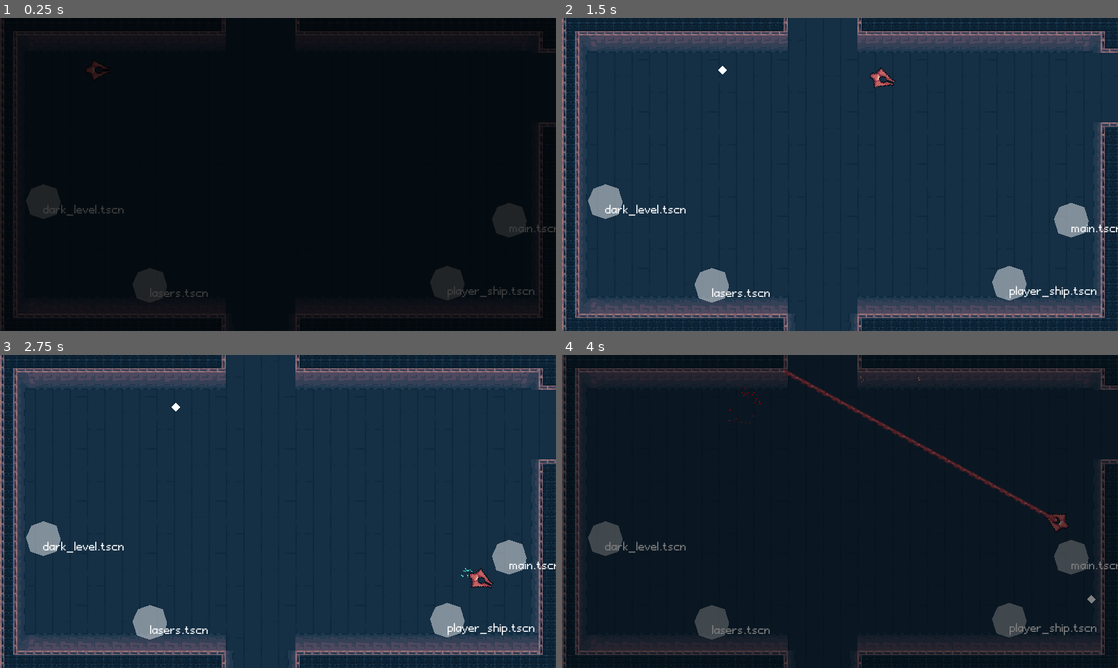
Above: before the commit, frames 1-4 (two rows, left to right).
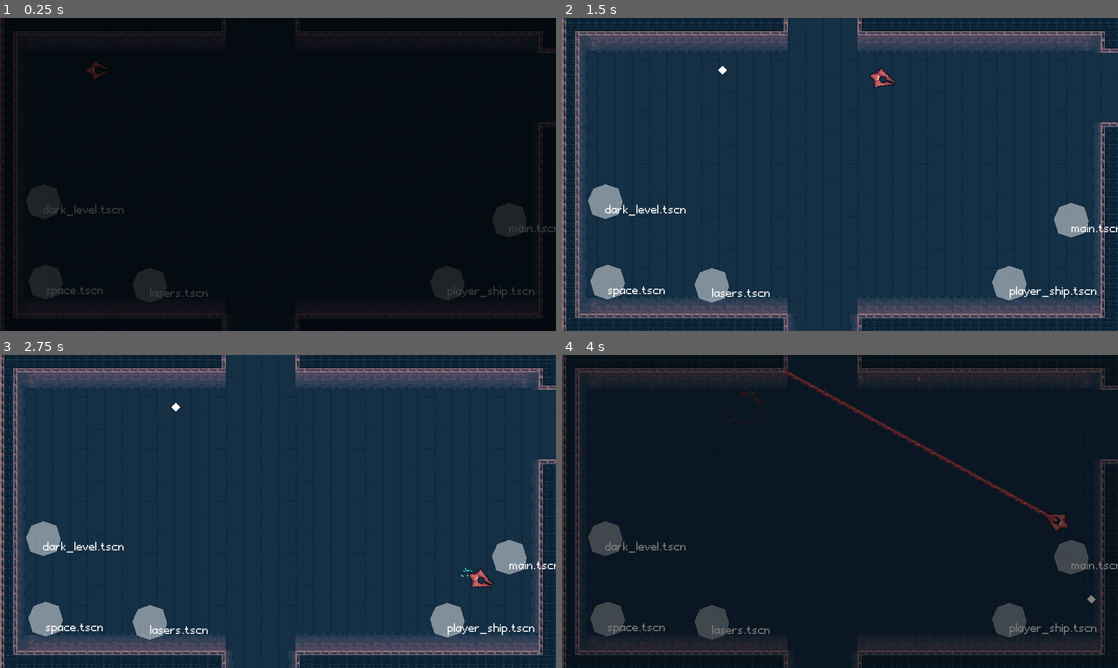
Above: after the commit, the same moments.

Repository: boukew99/godot_wild_jam_34
Game: Godot game, scene res://physics/2d/room/test_room.tscn
The game is run twice, just before and just after one commit, with the same random seed, the same clock (stepped at 60 frames per second) and the same inputs.
Inputs (mouse positions are in pixels of both pictures, inside the frame that each line leads up to):
- Up to frame 1 (0.25 s): no input
- Up to frame 2 (1.5 s): tap Enter (ui_accept) at 0.5, 0.77 s; move the mouse to (962, 158) at 0.52 s; hold Right (move_right) 0.53-1.28 s; hold X (bomb) 0.53-1.28 s; click (962, 158) at 0.67 s; move the mouse to (728, 190) at 1.27 s; hold Down (move_down) from 1.28 s (still down); tap Z (laser) at 1.35 s
- Up to frame 3 (2.75 s): tap Enter (ui_accept) at 1.52 s; move the mouse to (333, 442) at 2.02 s; release Down (move_down) at 2.03 s; hold Right (move_right) from 2.03 s (still down); hold C (nitro) from 2.03 s (still down)
- Up to frame 4 (4 s): move the mouse to (812, 574) at 2.77 s; release Right (move_right) at 2.78 s; release C (nitro) at 2.78 s; hold Up (move_up) 2.78-3.53 s; tap X (bomb) at 2.85 s; click (812, 574) at 2.92 s; tap Enter (ui_accept) at 3.02, 3.77 s; move the mouse to (1006, 558) at 3.52 s; hold Left (move_left) from 3.53 s (still down); hold Z (laser) from 3.53 s (still down)

The runs differ from the first frame. In frame 1, 0.6% of the frame differs, in the area x 5-19%, y 78-90%; in frame 2, 0.6%; in frame 3, 0.6%; in frame 4, 0.6%.

Commit message:
loop_back_scene, no typing credits, space scene

Diff:
--- /dev/null
+++ b/godot_wild_jam_34/audio/music/loops/theme_1.tscn
@@ -0,0 +1,11 @@
+[gd_scene load_steps=7 format=2]
+
+[ext_resource path="res://loop_back_player.tscn" type="PackedScene" id=1]
+[ext_resource path="res://audio/music/loops/track_1_title_loop.ogg" type="AudioStream" id=2]
+[ext_resource path="res://audio/music/loops/track_1_melody_loop.ogg" type="AudioStream" id=3]
+[ext_resource path="res://audio/music/loops/track_1_groove_loop.ogg" type="AudioStream" id=4]
+[ext_resource path="res://audio/music/loops/track_1_rhythmbass_loop.ogg" type="AudioStream" id=5]
+[ext_resource path="res://audio/music/loops/track_1_melody_ending.ogg" type="AudioStream" id=6]
+
+[node name="Theme1" instance=ExtResource( 1 )]
+loop_sequence = [ ExtResource( 2 ), ExtResource( 4 ), ExtResource( 3 ), ExtResource( 5 ), ExtResource( 6 ) ]
--- a/godot_wild_jam_34/loop_back_player.gd
+++ b/godot_wild_jam_34/loop_back_player.gd
@@ -1,11 +1,11 @@
 extends AudioStreamPlayer
 
-export(Array, AudioStreamOGGVorbis) var streams_sequence
-export var section := 0
+export(Array, AudioStreamOGGVorbis) var loop_sequence
+export var current_loop := 0
 
 func _on_LoopBackPlayer_finished():
-	stream = streams_sequence[section]
+	stream = loop_sequence[current_loop]
 	play()
 
 func next():
-	section = clamp(section + 1, 0, streams_sequence.size())
+	current_loop = clamp(current_loop + 1, 0, loop_sequence.size())
--- a/godot_wild_jam_34/loop_back_player.tscn
+++ b/godot_wild_jam_34/loop_back_player.tscn
@@ -1,16 +1,13 @@
-[gd_scene load_steps=7 format=2]
+[gd_scene load_steps=3 format=2]
 
-[ext_resource path="res://audio/music/loops/track_1_rhythmbass_loop.ogg" type="AudioStream" id=1]
 [ext_resource path="res://loop_back_player.gd" type="Script" id=2]
-[ext_resource path="res://audio/music/loops/track_1_melody_ending.ogg" type="AudioStream" id=3]
 [ext_resource path="res://audio/music/loops/track_1_title_loop.ogg" type="AudioStream" id=4]
-[ext_resource path="res://audio/music/loops/track_1_groove_loop.ogg" type="AudioStream" id=5]
-[ext_resource path="res://audio/music/loops/track_1_melody_loop.ogg" type="AudioStream" id=6]
 
-[node name="LoopBackPlayer" type="AudioStreamPlayer"]
+[node name="LoopBackPlayer" type="AudioStreamPlayer" groups=[
+"loop_music",
+]]
 stream = ExtResource( 4 )
 autoplay = true
 script = ExtResource( 2 )
-streams_sequence = [ ExtResource( 4 ), ExtResource( 5 ), ExtResource( 6 ), ExtResource( 1 ), ExtResource( 3 ) ]
 
 [connection signal="finished" from="." to="." method="_on_LoopBackPlayer_finished"]
--- a/godot_wild_jam_34/parallel_audio.gd
+++ /dev/null
@@ -1,21 +0,0 @@
-extends VBoxContainer
-
-
-func _on_CheckButton_toggled(button_pressed):
-	$AudioStreamPlayer.volume_db = 0 if button_pressed else -80
-
-
-func _on_CheckButton2_toggled(button_pressed):
-	$AudioStreamPlayer2.volume_db = 0 if button_pressed else -80
-
-
-func _on_CheckButton3_toggled(button_pressed):
-	$AudioStreamPlayer3.volume_db = 0 if button_pressed else -80
-
-
-func _on_CheckButton4_toggled(button_pressed):
-	$AudioStreamPlayer4.volume_db = 0 if button_pressed else -80
-
-
-func _on_CheckButton5_toggled(button_pressed):
-	$AudioStreamPlayer5.volume_db = 0 if button_pressed else -80
--- a/godot_wild_jam_34/parallel_audio.tscn
+++ /dev/null
@@ -1,76 +0,0 @@
-[gd_scene load_steps=7 format=2]
-
-[ext_resource path="res://audio/music/loops/track_1_groove_loop.ogg" type="AudioStream" id=1]
-[ext_resource path="res://audio/music/loops/track_1_rhythmbass_loop.ogg" type="AudioStream" id=2]
-[ext_resource path="res://audio/music/loops/track_1_melody_loop.ogg" type="AudioStream" id=3]
-[ext_resource path="res://audio/music/loops/track_1_melody_ending.ogg" type="AudioStream" id=4]
-[ext_resource path="res://audio/music/loops/track_1_title_loop.ogg" type="AudioStream" id=5]
-[ext_resource path="res://parallel_audio.gd" type="Script" id=6]
-
-[node name="ParallelAudio" type="VBoxContainer"]
-anchor_right = 1.0
-anchor_bottom = 1.0
-script = ExtResource( 6 )
-__meta__ = {
-"_edit_use_anchors_": false
-}
-
-[node name="CheckButton" type="CheckButton" parent="."]
-margin_right = 512.0
-margin_bottom = 40.0
-pressed = true
-text = "groove"
-
-[node name="CheckButton2" type="CheckButton" parent="."]
-margin_top = 44.0
-margin_right = 512.0
-margin_bottom = 84.0
-pressed = true
-text = "melody end"
-
-[node name="CheckButton3" type="CheckButton" parent="."]
-margin_top = 88.0
-margin_right = 512.0
-margin_bottom = 128.0
-pressed = true
-text = "melody"
-
-[node name="CheckButton4" type="CheckButton" parent="."]
-margin_top = 132.0
-margin_right = 512.0
-margin_bottom = 172.0
-pressed = true
-text = "rythm_bass"
-
-[node name="CheckButton5" type="CheckButton" parent="."]
-margin_top = 176.0
-margin_right = 512.0
-margin_bottom = 216.0
-pressed = true
-text = "title_loop"
-
-[node name="AudioStreamPlayer" type="AudioStreamPlayer" parent="."]
-stream = ExtResource( 1 )
-autoplay = true
-
-[node name="AudioStreamPlayer2" type="AudioStreamPlayer" parent="."]
-stream = ExtResource( 4 )
-autoplay = true
-
-[node name="AudioStreamPlayer3" type="AudioStreamPlayer" parent="."]
-stream = ExtResource( 3 )
-autoplay = true
-
-[node name="AudioStreamPlayer4" type="AudioStreamPlayer" parent="."]
-stream = ExtResource( 2 )
-autoplay = true
-
-[node name="AudioStreamPlayer5" type="AudioStreamPlayer" parent="."]
-stream = ExtResource( 5 )
-autoplay = true
-
-[connection signal="toggled" from="CheckButton" to="." method="_on_CheckButton_toggled"]
-[connection signal="toggled" from="CheckButton2" to="." method="_on_CheckButton2_toggled"]
-[connection signal="toggled" from="CheckButton3" to="." method="_on_CheckButton3_toggled"]
-[connection signal="toggled" from="CheckButton4" to="." method="_on_CheckButton4_toggled"]
-[connection signal="toggled" from="CheckButton5" to="." method="_on_CheckButton5_toggled"]
--- a/godot_wild_jam_34/physics/1d/title_screen.tscn
+++ b/godot_wild_jam_34/physics/1d/title_screen.tscn
@@ -48,25 +48,41 @@
 "update": 0,
 "values": [ Color( 1, 1, 1, 0 ), Color( 1, 1, 1, 1 ) ]
 }
-tracks/3/type = "animation"
-tracks/3/path = NodePath("TitleBox/AnimationPlayer")
+tracks/3/type = "value"
+tracks/3/path = NodePath("TitleBox/Credits:modulate")
 tracks/3/interp = 1
 tracks/3/loop_wrap = true
 tracks/3/imported = false
 tracks/3/enabled = true
 tracks/3/keys = {
-"clips": PoolStringArray( "Appear" ),
-"times": PoolRealArray( 3 )
-}
-tracks/4/type = "animation"
-tracks/4/path = NodePath("Credits/AnimationPlayer")
+"times": PoolRealArray( 4.5, 5.3 ),
+"transitions": PoolRealArray( 0.65, 1 ),
+"update": 0,
+"values": [ Color( 1, 1, 1, 0 ), Color( 1, 1, 1, 1 ) ]
+}
+tracks/4/type = "value"
+tracks/4/path = NodePath("TitleBox/Start:modulate")
 tracks/4/interp = 1
 tracks/4/loop_wrap = true
 tracks/4/imported = false
 tracks/4/enabled = true
 tracks/4/keys = {
-"clips": PoolStringArray( "HowYouDoing" ),
-"times": PoolRealArray( 5.9 )
+"times": PoolRealArray( 3.3, 4 ),
+"transitions": PoolRealArray( 0.65, 1 ),
+"update": 0,
+"values": [ Color( 1, 1, 1, 0 ), Color( 1, 1, 1, 1 ) ]
+}
+tracks/5/type = "value"
+tracks/5/path = NodePath("TitleBox/Title:percent_visible")
+tracks/5/interp = 1
+tracks/5/loop_wrap = true
+tracks/5/imported = false
+tracks/5/enabled = true
+tracks/5/keys = {
+"times": PoolRealArray( 3, 3.8 ),
+"transitions": PoolRealArray( 0.65, 1 ),
+"update": 0,
+"values": [ 0.0, 1.0 ]
 }
 
 [sub_resource type="Animation" id=2]
@@ -99,121 +115,6 @@
 "times": PoolRealArray( 0 )
 }
 
-[sub_resource type="Animation" id=3]
-length = 1.2
-tracks/0/type = "value"
-tracks/0/path = NodePath("Title:percent_visible")
-tracks/0/interp = 1
-tracks/0/loop_wrap = true
-tracks/0/imported = false
-tracks/0/enabled = true
-tracks/0/keys = {
-"times": PoolRealArray( 0, 0.8 ),
-"transitions": PoolRealArray( 0.65, 1 ),
-"update": 0,
-"values": [ 0.0, 1.0 ]
-}
-tracks/1/type = "value"
-tracks/1/path = NodePath("Start:self_modulate")
-tracks/1/interp = 1
-tracks/1/loop_wrap = true
-tracks/1/imported = false
-tracks/1/enabled = true
-tracks/1/keys = {
-"times": PoolRealArray( 0.3, 1 ),
-"transitions": PoolRealArray( 0.65, 1 ),
-"update": 0,
-"values": [ Color( 1, 1, 1, 0 ), Color( 1, 1, 1, 1 ) ]
-}
-
-[sub_resource type="Animation" id=4]
-resource_name = "HowYouDoing"
-length = 16.0
-tracks/0/type = "value"
-tracks/0/path = NodePath(".:text")
-tracks/0/interp = 1
-tracks/0/loop_wrap = true
-tracks/0/imported = false
-tracks/0/enabled = true
-tracks/0/keys = {
-"times": PoolRealArray( 0, 5, 10 ),
-"transitions": PoolRealArray( 1, 1, 1 ),
-"update": 1,
-"values": [ "Programming:
-HowYouDoing", "Art:
-Pompy", "Music & Sound:
-Travis Sullivan" ]
-}
-tracks/1/type = "value"
-tracks/1/path = NodePath(".:percent_visible")
-tracks/1/interp = 1
-tracks/1/loop_wrap = true
-tracks/1/imported = false
-tracks/1/enabled = true
-tracks/1/keys = {
-"times": PoolRealArray( 0, 2, 3.3, 4, 5, 7, 8.3, 9, 10, 12, 13.3, 14 ),
-"transitions": PoolRealArray( 1, 1, 1, 1, 1, 1, 1, 1, 1, 1, 1, 1 ),
-"update": 0,
-"values": [ 0.0, 1.0, 1.0, 0.0, 0.0, 1.0, 1.0, 0.0, 0.0, 1.0, 1.0, 0.0 ]
-}
-
-[sub_resource type="Animation" id=5]
-resource_name = "pompy"
-length = 4.0
-tracks/0/type = "value"
-tracks/0/path = NodePath(".:text")
-tracks/0/interp = 1
-tracks/0/loop_wrap = true
-tracks/0/imported = false
-tracks/0/enabled = true
-tracks/0/keys = {
-"times": PoolRealArray( 0 ),
-"transitions": PoolRealArray( 1 ),
-"update": 1,
-"values": [ "Art:
-Pompy" ]
-}
-tracks/1/type = "value"
-tracks/1/path = NodePath(".:percent_visible")
-tracks/1/interp = 1
-tracks/1/loop_wrap = true
-tracks/1/imported = false
-tracks/1/enabled = true
-tracks/1/keys = {
-"times": PoolRealArray( 0, 2, 3, 4 ),
-"transitions": PoolRealArray( 1, 1, 1, 1 ),
-"update": 0,
-"values": [ 0.0, 1.0, 1.0, 0.0 ]
-}
-
-[sub_resource type="Animation" id=6]
-length = 4.0
-tracks/0/type = "value"
-tracks/0/path = NodePath(".:text")
-tracks/0/interp = 1
-tracks/0/loop_wrap = true
-tracks/0/imported = false
-tracks/0/enabled = true
-tracks/0/keys = {
-"times": PoolRealArray( 0 ),
-"transitions": PoolRealArray( 1 ),
-"update": 1,
-"values": [ "Sound:
-Travus" ]
-}
-tracks/1/type = "value"
-tracks/1/path = NodePath(".:percent_visible")
-tracks/1/interp = 1
-tracks/1/loop_wrap = true
-tracks/1/imported = false
-tracks/1/enabled = true
-tracks/1/keys = {
-"times": PoolRealArray( 0, 2, 3, 4 ),
-"transitions": PoolRealArray( 1, 1, 1, 1 ),
-"update": 0,
-"values": [ 0.0, 1.0, 1.0, 0.0 ]
-}
-
 [node name="TitleScreen" type="Control"]
 anchor_right = 1.0
 anchor_bottom = 1.0
@@ -241,7 +142,7 @@
 }
 
 [node name="Background3" type="TextureRect" parent="."]
-self_modulate = Color( 1, 1, 1, 0.149638 )
+self_modulate = Color( 1, 1, 1, 0 )
 margin_right = 40.0
 margin_bottom = 40.0
 texture = ExtResource( 2 )
@@ -278,33 +179,53 @@
 }
 
 [node name="Start" type="Button" parent="TitleBox"]
-self_modulate = Color( 1, 1, 1, 0.211131 )
+modulate = Color( 1, 1, 1, 0 )
 margin_top = 52.0
 margin_right = 174.0
 margin_bottom = 72.0
 text = "Start playing"
 
-[node name="AnimationPlayer" type="AnimationPlayer" parent="TitleBox"]
-anims/Appear = SubResource( 3 )
-
-[node name="Credits" type="Label" parent="."]
-anchor_top = 1.0
-anchor_bottom = 1.0
-margin_left = 269.0
-margin_top = -114.0
-margin_right = 435.0
-margin_bottom = -77.0
+[node name="Credits" type="HBoxContainer" parent="TitleBox"]
+modulate = Color( 1, 1, 1, 0 )
+margin_top = 76.0
+margin_right = 174.0
+margin_bottom = 111.0
+size_flags_vertical = 9
+__meta__ = {
+"_edit_use_anchors_": false
+}
+
+[node name="Label" type="Label" parent="TitleBox/Credits"]
+margin_right = 54.0
+margin_bottom = 35.0
 text = "Programming:
 HowYouDoing"
-percent_visible = 0.0
-__meta__ = {
-"_edit_use_anchors_": false
-}
-
-[node name="AnimationPlayer" type="AnimationPlayer" parent="Credits"]
-anims/HowYouDoing = SubResource( 4 )
-anims/pompy = SubResource( 5 )
-anims/travus = SubResource( 6 )
+
+[node name="Control" type="Control" parent="TitleBox/Credits"]
+margin_left = 58.0
+margin_right = 66.0
+margin_bottom = 35.0
+size_flags_horizontal = 3
+
+[node name="Label2" type="Label" parent="TitleBox/Credits"]
+margin_left = 70.0
+margin_right = 96.0
+margin_bottom = 35.0
+text = "Art:
+Pompy"
+
+[node name="Control2" type="Control" parent="TitleBox/Credits"]
+margin_left = 100.0
+margin_right = 109.0
+margin_bottom = 35.0
+size_flags_horizontal = 3
+
+[node name="Label3" type="Label" parent="TitleBox/Credits"]
+margin_left = 113.0
+margin_right = 174.0
+margin_bottom = 35.0
+text = "Music & Sound:
+Travis Sullivan"
 
 [node name="AudioStreamPlayer" type="AudioStreamPlayer" parent="."]
 stream = ExtResource( 7 )
--- a/godot_wild_jam_34/physics/2d/next_loop.gd
+++ b/godot_wild_jam_34/physics/2d/next_loop.gd
@@ -2,5 +2,5 @@
 
 
 func _on_NextLoop_body_entered(body):
-	get_tree().root.get_node("main/LoopBackPlayer").next()
+	get_tree().call_group("loop_music", "next")
 	queue_free()
--- a/godot_wild_jam_34/physics/2d/room/test_room.tscn
+++ b/godot_wild_jam_34/physics/2d/room/test_room.tscn
@@ -43,3 +43,7 @@
 [node name="RoomTransfer6" parent="." instance=ExtResource( 7 )]
 position = Vector2( 40, 169 )
 room_path = "res://physics/2d/dark_level.tscn"
+
+[node name="RoomTransfer7" parent="." instance=ExtResource( 7 )]
+position = Vector2( 42, 243 )
+room_path = "res://physics/2d/space.tscn"
--- a/godot_wild_jam_34/physics/2d/space.tscn
+++ b/godot_wild_jam_34/physics/2d/space.tscn
@@ -1,7 +1,6 @@
-[gd_scene load_steps=5 format=2]
+[gd_scene load_steps=4 format=2]
 
-[ext_resource path="res://physics/2d/visibility_instancer.tscn" type="PackedScene" id=1]
-[ext_resource path="res://physics/2d/game2.tscn" type="PackedScene" id=2]
+[ext_resource path="res://visual/galaxy.tscn" type="PackedScene" id=1]
 [ext_resource path="res://physics/2d/object/player_ship.tscn" type="PackedScene" id=3]
 [ext_resource path="res://audio/music/theme_part2.ogg" type="AudioStream" id=4]
 
@@ -12,10 +11,8 @@
 [node name="Camera2D" type="Camera2D" parent="PlayerShip"]
 current = true
 
-[node name="VisibilityInstancer" parent="." instance=ExtResource( 1 )]
-position = Vector2( 1370.75, 300.5 )
-scale = Vector2( 98.725, 59.05 )
-scene = ExtResource( 2 )
-
 [node name="AudioStreamPlayer" type="AudioStreamPlayer" parent="."]
 stream = ExtResource( 4 )
+autoplay = true
+
+[node name="Galaxy" parent="." instance=ExtResource( 1 )]
--- a/godot_wild_jam_34/physics/main.gd
+++ b/godot_wild_jam_34/physics/main.gd
@@ -7,4 +7,4 @@
 	$TitleScreen.queue_free()
 	var g = game.instance()
 	add_child(g)
-	$LoopBackPlayer.next()
+	$Theme1.next()
--- a/godot_wild_jam_34/physics/main.tscn
+++ b/godot_wild_jam_34/physics/main.tscn
@@ -2,8 +2,8 @@
 
 [ext_resource path="res://physics/main.gd" type="Script" id=1]
 [ext_resource path="res://physics/2d/game.tscn" type="PackedScene" id=2]
+[ext_resource path="res://audio/music/loops/theme_1.tscn" type="PackedScene" id=3]
 [ext_resource path="res://physics/1d/title_screen.tscn" type="PackedScene" id=4]
-[ext_resource path="res://loop_back_player.tscn" type="PackedScene" id=5]
 
 [node name="main" type="Node"]
 script = ExtResource( 1 )
@@ -11,6 +11,6 @@
 
 [node name="TitleScreen" parent="." instance=ExtResource( 4 )]
 
-[node name="LoopBackPlayer" parent="." instance=ExtResource( 5 )]
+[node name="Theme1" parent="." instance=ExtResource( 3 )]
 
 [connection signal="next_scene" from="TitleScreen" to="." method="_on_TitleScreen_next_scene"]
Not shown: 1 places in godot_wild_jam_34/physics/1d/title_screen.tscn that only renumber resources
